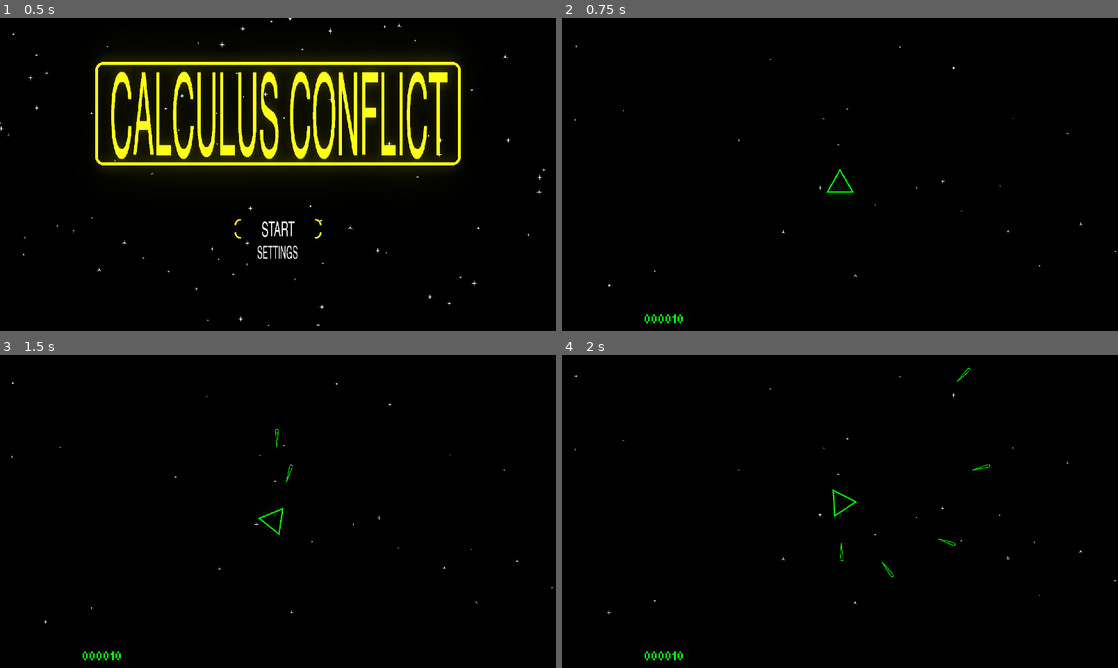
Above: before the commit, frames 1-4 (two rows, left to right).
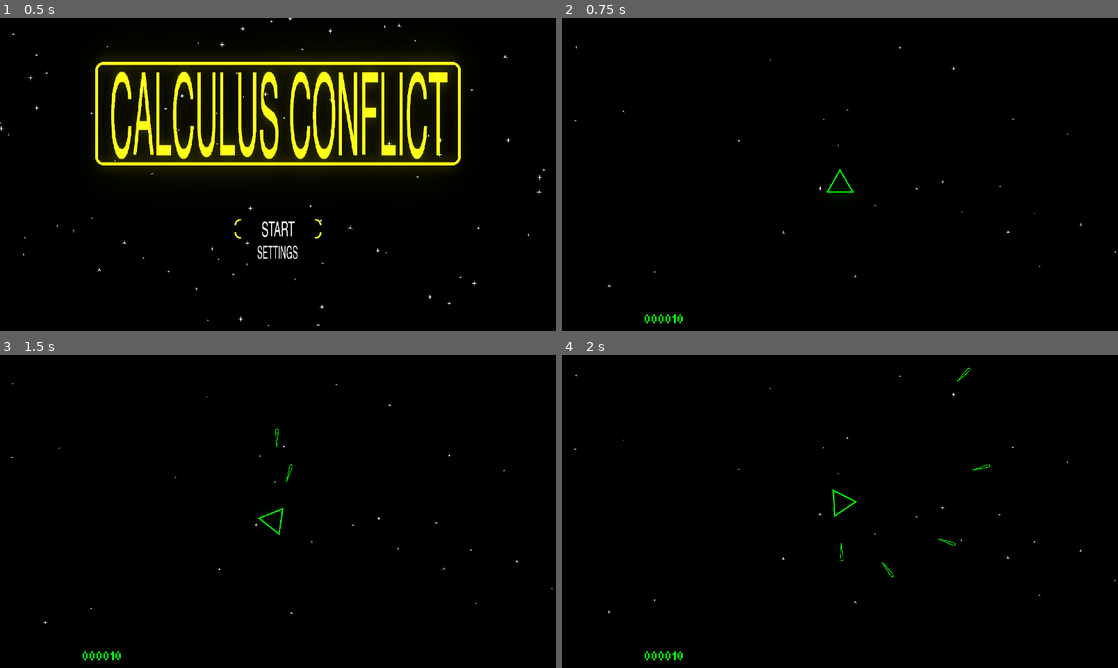
Above: after the commit, the same moments.

Repository: KristoferKoehn/CalculusConflict
Game: Godot game, scene res://Game.tscn
The game is run twice, just before and just after one commit, with the same random seed, the same clock (stepped at 60 frames per second) and the same inputs.
Inputs (mouse positions are in pixels of both pictures, inside the frame that each line leads up to):
- Up to frame 1 (0.5 s): no input
- Up to frame 2 (0.75 s): click (840, 227) at 0.5 s
- Up to frame 3 (1.5 s): tap Enter at 1.25 s; hold D (turn_right) from 1.28 s (still down); hold Space (shoot) from 1.28 s (still down)
- Up to frame 4 (2 s): keep holding D (turn_right); keep holding Space (shoot)

Frame 1 is identical in both runs. In frame 2, less than 0.1% of the frame differs, in the area x 2-100%, y 8-87%; in frame 3, less than 0.1%, in the area x 1-100%, y 8-86%; in frame 4, less than 0.1%.

Commit message:
added floating damage numbers scene

Diff:
--- /dev/null
+++ b/entity/floating_text.gd
@@ -0,0 +1,23 @@
+extends Position2D
+
+onready var label = get_node("Label")
+onready var tween = get_node("Tween")
+
+var amount = 0
+var text_color = null
+# Called when the node enters the scene tree for the first time.
+func _ready():
+	label.set_text(str(amount))
+	label.add_color_override("font_color", text_color)
+	tween.interpolate_property(self, 'scale', scale, Vector2(1,1), 0.2, Tween.TRANS_LINEAR, Tween.EASE_OUT)
+	tween.interpolate_property(self, 'scale', Vector2(1,1), Vector2(0.1,0.1), 0.7, Tween.TRANS_LINEAR, Tween.EASE_OUT, 0.1)
+	tween.start()
+
+# Called every frame. 'delta' is the elapsed time since the previous frame.
+#func _process(delta):
+#	pass
+func set_color(color):
+	text_color = color
+
+func _on_Tween_tween_all_completed():
+	self.queue_free()
--- /dev/null
+++ b/entity/floating_text.tscn
@@ -0,0 +1,26 @@
+[gd_scene load_steps=4 format=2]
+
+[ext_resource path="res://assets/fonts/new_dynamicfontdata.tres" type="DynamicFontData" id=1]
+[ext_resource path="res://entity/floating_text.gd" type="Script" id=2]
+
+[sub_resource type="DynamicFont" id=1]
+size = 50
+use_mipmaps = true
+font_data = ExtResource( 1 )
+
+[node name="floating_text" type="Position2D"]
+scale = Vector2( 0.7, 0.7 )
+script = ExtResource( 2 )
+
+[node name="Label" type="Label" parent="."]
+rect_pivot_offset = Vector2( 97, -728 )
+custom_colors/font_color = Color( 0, 0, 0, 1 )
+custom_fonts/font = SubResource( 1 )
+text = "000010"
+align = 1
+valign = 1
+uppercase = true
+
+[node name="Tween" type="Tween" parent="."]
+
+[connection signal="tween_all_completed" from="Tween" to="." method="_on_Tween_tween_all_completed"]
--- a/objects/Laser.gd
+++ b/objects/Laser.gd
@@ -1,10 +1,18 @@
 extends Area2D
+
+var damage_number = load("res://entity/floating_text.tscn")
+
 
 var direction = Vector2(0, -1)
 var projectile_speed = 1000
 var pierce = false
 var damage = 5
 
+var laser_color = null
+
+func set_color(color):
+	laser_color = color
+	self.set_modulate(color)
 
 func _process(delta):
 	self.position += direction * projectile_speed * delta
@@ -27,8 +35,20 @@
 		if !body.exploded:
 			if(body.health < damage && pierce):
 				damage = damage - body.health
+				var text = damage_number.instance()
+				text.set_color(laser_color)
+				text.amount = body.health
+				text.position = self.position
+				get_node("/root/Game").add_child(text)
 			else:
 				body.health = body.health - damage
+
+				var text = damage_number.instance()
+				text.set_color(laser_color)
+				text.amount = damage
+				text.position = self.position
+				get_node("/root/Game").add_child(text)
+
 				get_parent().call_deferred("remove_child", self)
 				self.call_deferred("queue_free")
 		else:
--- a/objects/LaserWeapon.gd
+++ b/objects/LaserWeapon.gd
@@ -51,7 +51,7 @@
 			laser.set_rotation(spread_start + (n*spread_step))
 
 			laser.set_speed(get_parent().velocity.length()+laser_speed)
-			laser.set_modulate(player_color)
+			laser.set_color(player_color)
 			laser.global_position = get_parent().global_position + direction_vector * -55
 			get_node("/root").get_children()[0].add_child(laser)
 	else:
@@ -60,7 +60,7 @@
 		laser.set_direction_vector(direction_vector)
 		laser.set_rotation(get_parent().rotation)
 		laser.set_speed(get_parent().velocity.length()+laser_speed)
-		laser.set_modulate(player_color)
+		laser.set_color(player_color)
 		laser.global_position = get_parent().global_position + direction_vector * -55
 		get_node("/root").get_children()[0].add_child(laser)
 
--- a/objects/StarryBackground.gd
+++ b/objects/StarryBackground.gd
@@ -34,6 +34,6 @@
 			temp = star1.instance()
 		else:
 			temp = star2.instance()
-		temp.scale = Vector2(0.08, 0.08)
+		temp.scale = Vector2(0.09, 0.09)
 		temp.position = Vector2(rand_range(-5000, 5000), rand_range(-5000,5000))
 		$ParallaxLayer2.add_child(temp)
--- a/objects/StarryBackground.tscn
+++ b/objects/StarryBackground.tscn
@@ -6,16 +6,15 @@
 script = ExtResource( 1 )
 
 [node name="ParallaxLayer1" type="ParallaxLayer" parent="."]
-motion_scale = Vector2( 0.8, 0.8 )
+motion_scale = Vector2( 0.9, 0.9 )
 
 [node name="ParallaxLayer2" type="ParallaxLayer" parent="."]
+motion_scale = Vector2( 0.7, 0.7 )
+
+[node name="ParallaxLayer3" type="ParallaxLayer" parent="."]
 motion_scale = Vector2( 0.6, 0.6 )
 
-[node name="ParallaxLayer3" type="ParallaxLayer" parent="."]
-motion_scale = Vector2( 0.5, 0.5 )
-
 [node name="Polygon2D" type="Polygon2D" parent="."]
-position = Vector2( -1, 0 )
-z_index = -3
+z_index = -4
 color = Color( 0, 0, 0, 1 )
 polygon = PoolVector2Array( -5130, -5004, 4946, -4988, 4968, 4606, -5146, 4583 )
Not shown, added: .mono/metadata/ide_messaging_meta.txt
